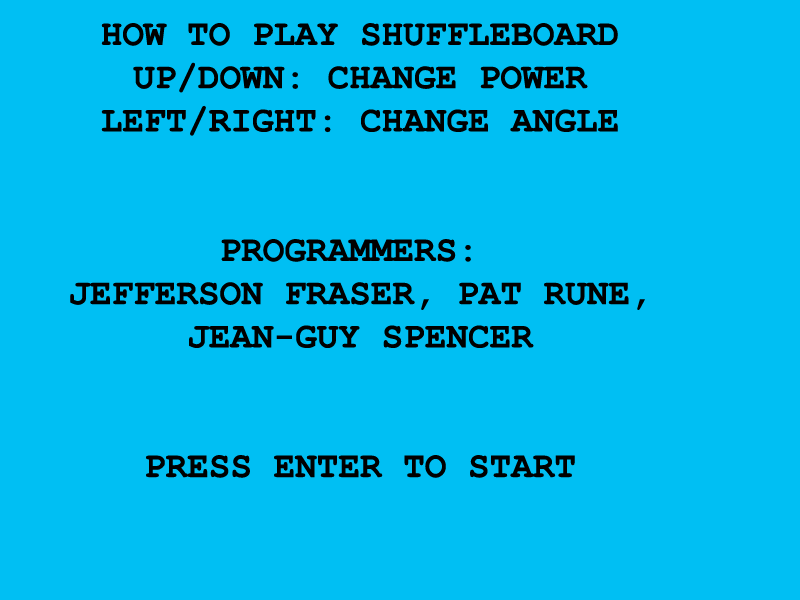
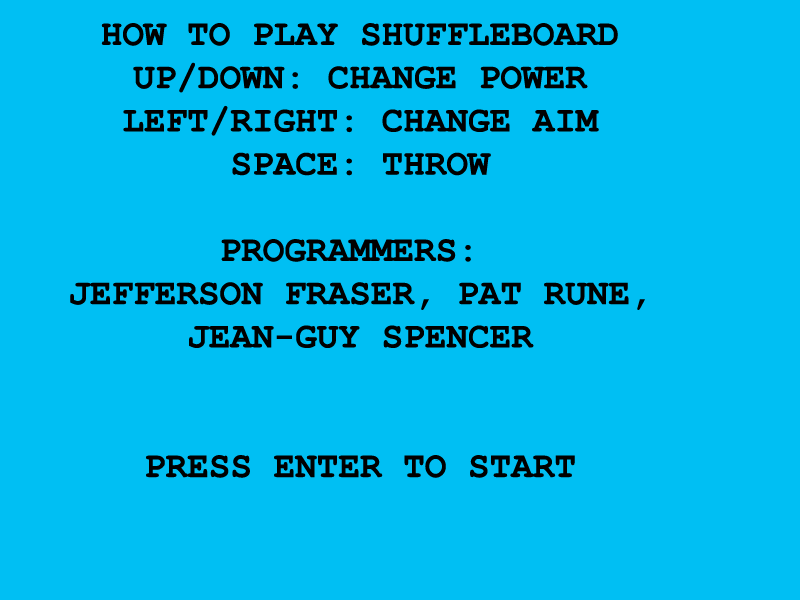
The second 800 x 600 image is a revision of the first. Changes to its layers:
painted on "HOW TO PLAY SHUFFLEBOARD UP/DO" over (101, 105, 618, 176)
